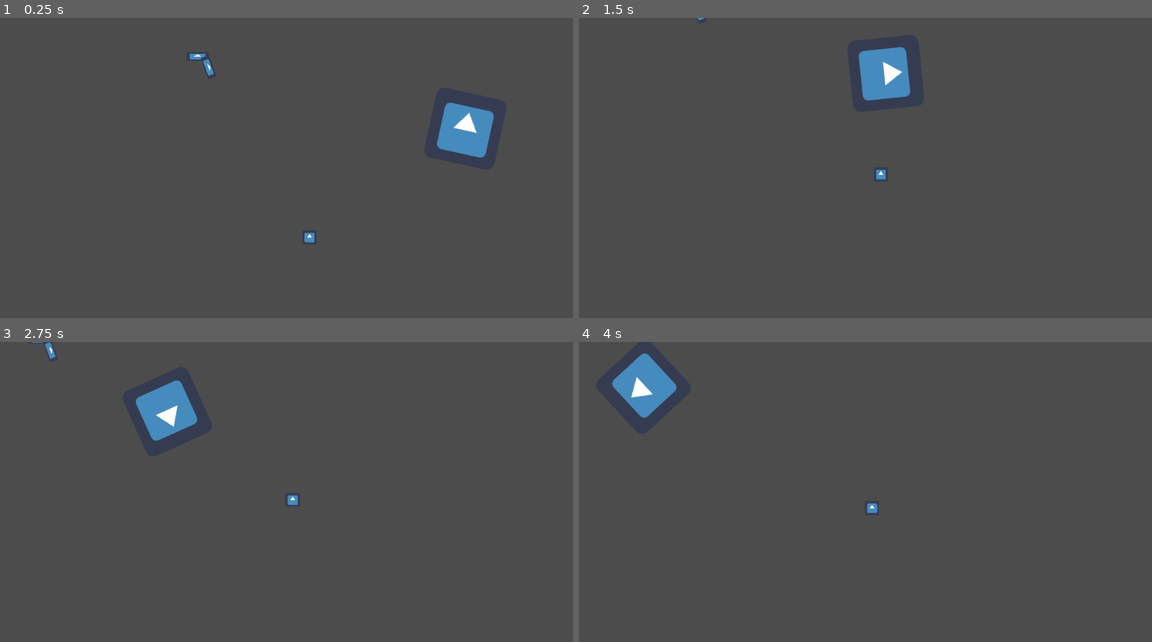
Above: before the commit, frames 1-4 (two rows, left to right).
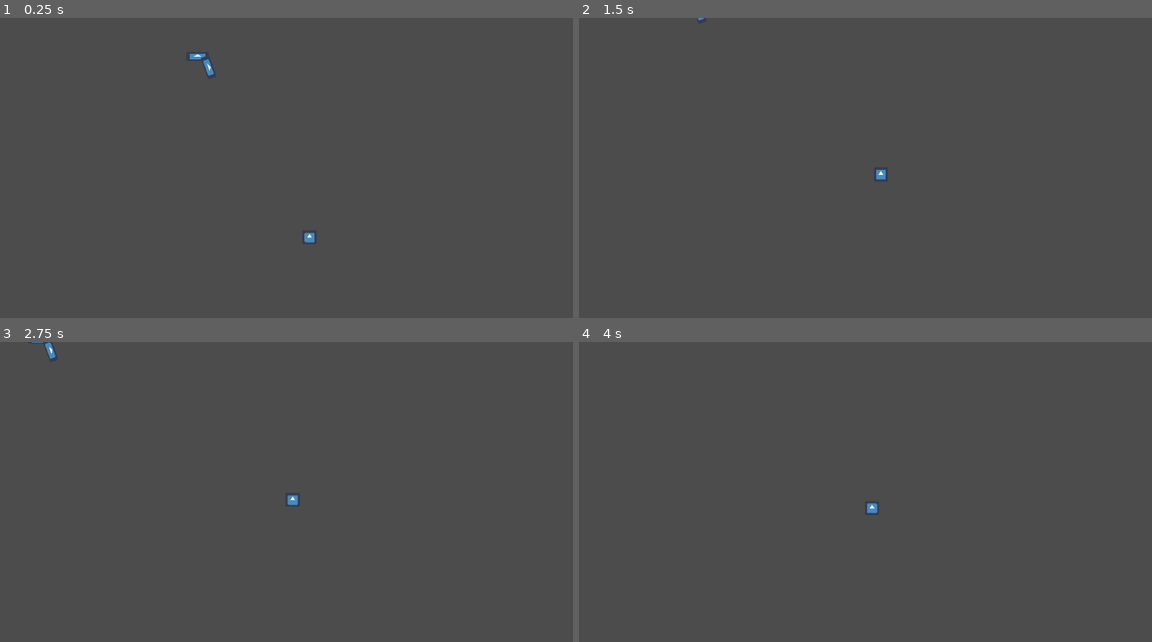
Above: after the commit, the same moments.

Repository: The-Churrosaur/godot-networking-test
Game: Godot game, scene res://Scenes/Main.tscn
The game is run twice, just before and just after one commit, with the same random seed, the same clock (stepped at 60 frames per second) and the same inputs. The engine's default icon, where the game draws it, is replaced by a stand-in: a white triangle on a blue panel in a dark square.
Inputs (mouse positions are in pixels of both pictures, inside the frame that each line leads up to):
- Up to frame 1 (0.25 s): no input
- Up to frame 2 (1.5 s): tap Enter (ui_accept) at 0.5, 0.77 s; move the mouse to (991, 168) at 0.52 s; hold Right (ui_right) 0.53-1.28 s; move the mouse to (750, 201) at 1.27 s; hold Left (ui_left) from 1.28 s (still down)
- Up to frame 3 (2.75 s): tap Enter (ui_accept) at 1.52 s; move the mouse to (343, 435) at 2.02 s; release Left (ui_left) at 2.03 s; hold Right (ui_right) from 2.03 s (still down)
- Up to frame 4 (4 s): move the mouse to (836, 576) at 2.77 s; tap Enter (ui_accept) at 3.02, 3.77 s; move the mouse to (1037, 561) at 3.52 s; release Right (ui_right) at 3.53 s; hold Left (ui_left) from 3.53 s (still down)

The runs differ from the first frame. In frame 1, 1.4% of the frame differs, in the area x 76-87%, y 28-47%; in frame 2, 1.4%, in the area x 48-58%, y 9-28%; in frame 3, 1.4%; in frame 4, 1.4%.

Commit message:
physicsplatforms can take multiple collisionshapes, read them automatically on load

Diff:
--- a/AsteroidVania/Scenes/character/kinematic_character.gd
+++ b/AsteroidVania/Scenes/character/kinematic_character.gd
@@ -58,19 +58,10 @@
 			displacement = physics_dummy_instance.linear_velocity
 
 			# if in grav, rotate feet to planet
-			if in_gravity && gravity_area != null:
-				var target : Vector2
-				# if point
-				if gravity_area.gravity_point:
-					target = gravity_area.position - position
-				# if linear
-				else:
-					target = gravity_area.gravity_vec
-				# rotate
-				rotation = lerp_angle(rotation, target.angle() - PI/2, gravity_ang_lerp)
+			rotate_towards_grav()
 
 		# move
-		var collision =  move_and_collide(displacement * delta, false, false, false)
+		var collision =  move_and_collide(displacement * delta, false)
 
 		# on collide
 		if (collision != null):
@@ -131,7 +122,19 @@
 
 # PHYSICS_UPDATE HELPER METHODS --
 
-
+# if in grav, rotate feet to planet
+func rotate_towards_grav():
+
+	if in_gravity && gravity_area != null:
+		var target : Vector2
+		# if point
+		if gravity_area.gravity_point:
+			target = gravity_area.position - position
+		# if linear
+		else:
+			target = gravity_area.gravity_vec
+		# rotate
+		rotation = lerp_angle(rotation, target.angle() - PI/2, gravity_ang_lerp)
 
 # for rotating platforms, calculates surface velocity and matches
 func match_surface_velocity() -> bool:
--- a/AsteroidVania/Scenes/environment/walkable_object.gd
+++ b/AsteroidVania/Scenes/environment/physics_platform.gd
@@ -1,11 +1,19 @@
-class_name WalkableObject
+class_name PhysicsPlatform
 extends KinematicBody2D
 
-onready var collider = $CollisionShape2D
-onready var phyics_dummy_preload = preload("res://Scenes/environment/walkable_object_dummy.tscn")
+export var colliders_group = "PhysicsPlatformCollider"
+onready var phyics_dummy_preload = preload("res://Scenes/environment/physics_platform_dummy.tscn")
 
 var physics_dummy_instance : RigidBody2D = null
+var colliders = []
 var first_tick = true
+
+func _ready():
+
+	# add all named colliders to array
+	for node in get_children():
+		if node.is_in_group(colliders_group):
+			colliders.append(node)
 
 func _physics_process(delta):
 
@@ -28,10 +36,18 @@
 
 func setup_dummy():
 
+	# startup dummy
+
 	physics_dummy_instance = phyics_dummy_preload.instance()
 	physics_dummy_instance.position = position
 	get_parent().add_child(physics_dummy_instance)
 
-	var instance_collider = CollisionShape2D.new()
-	instance_collider.shape = collider.shape
-	physics_dummy_instance.add_child(instance_collider)
+	# setup dummy colliders from array
+
+	for node in colliders:
+		if !node is CollisionShape2D:
+			print ("junk in collider array")
+			return
+		var instance_collider = CollisionShape2D.new()
+		instance_collider.shape = node.shape
+		physics_dummy_instance.add_child(instance_collider)
--- /dev/null
+++ b/AsteroidVania/Scenes/environment/physics_platform.tscn
@@ -0,0 +1,10 @@
+[gd_scene load_steps=2 format=2]
+
+[ext_resource path="res://Scenes/environment/physics_platform.gd" type="Script" id=2]
+
+[node name="PhysicsPlatform" type="KinematicBody2D" groups=[
+"Platform",
+"WalkableSurface",
+]]
+collision_layer = 3
+script = ExtResource( 2 )
--- a/AsteroidVania/Scenes/environment/walkable_object_dummy.tscn
+++ b/AsteroidVania/Scenes/environment/physics_platform_dummy.tscn
@@ -1,6 +1,6 @@
 [gd_scene format=2]
 
-[node name="PlatformPhysicsDummy" type="RigidBody2D"]
+[node name="PhysicsPlatformDummy" type="RigidBody2D"]
 collision_layer = 4
 collision_mask = 4
 linear_velocity = Vector2( -100, 0 )
--- a/AsteroidVania/Scenes/environment/walkable_object.tscn
+++ /dev/null
@@ -1,20 +0,0 @@
-[gd_scene load_steps=4 format=2]
-
-[ext_resource path="res://icon.png" type="Texture" id=1]
-[ext_resource path="res://Scenes/environment/walkable_object.gd" type="Script" id=2]
-
-[sub_resource type="CircleShape2D" id=1]
-radius = 100.0
-
-[node name="WalkableObject" type="KinematicBody2D" groups=[
-"Platform",
-"WalkableSurface",
-]]
-collision_layer = 3
-script = ExtResource( 2 )
-
-[node name="CollisionShape2D" type="CollisionShape2D" parent="."]
-shape = SubResource( 1 )
-
-[node name="Sprite" type="Sprite" parent="."]
-texture = ExtResource( 1 )
--- a/AsteroidVania/Scenes/levels/TestScene.tscn
+++ b/AsteroidVania/Scenes/levels/TestScene.tscn
@@ -1,11 +1,11 @@
-[gd_scene load_steps=11 format=2]
+[gd_scene load_steps=12 format=2]
 
 [ext_resource path="res://icon.png" type="Texture" id=1]
 [ext_resource path="res://Scenes/levels/TestScene.gd" type="Script" id=2]
 [ext_resource path="res://Scenes/environment/gravity_area.gd" type="Script" id=3]
 [ext_resource path="res://Scenes/environment/test_kinematic_planet.gd" type="Script" id=4]
 [ext_resource path="res://Scenes/character/kinematic_character.tscn" type="PackedScene" id=5]
-[ext_resource path="res://Scenes/environment/walkable_object.tscn" type="PackedScene" id=6]
+[ext_resource path="res://Scenes/environment/physics_platform.tscn" type="PackedScene" id=6]
 
 [sub_resource type="RectangleShape2D" id=1]
 extents = Vector2( 212.791, 10 )
@@ -18,6 +18,9 @@
 
 [sub_resource type="CircleShape2D" id=4]
 radius = 200.0
+
+[sub_resource type="RectangleShape2D" id=5]
+extents = Vector2( 50, 50 )
 
 [node name="Node2D" type="Node2D"]
 script = ExtResource( 2 )
@@ -108,3 +111,8 @@
 
 [node name="DummyPlatform" parent="." instance=ExtResource( 6 )]
 position = Vector2( 500, 300 )
+
+[node name="CollisionShape2D" type="CollisionShape2D" parent="DummyPlatform" groups=[
+"PhysicsPlatformCollider",
+]]
+shape = SubResource( 5 )
--- a/AsteroidVania/project.godot
+++ b/AsteroidVania/project.godot
@@ -19,21 +19,21 @@
 "language": "GDScript",
 "path": "res://Scenes/character/kinematic_character.gd"
 }, {
+"base": "KinematicBody2D",
+"class": "PhysicsPlatform",
+"language": "GDScript",
+"path": "res://Scenes/environment/physics_platform.gd"
+}, {
 "base": "Node2D",
 "class": "PlayerController",
 "language": "GDScript",
 "path": "res://Scenes/character/player_controller.gd"
-}, {
-"base": "KinematicBody2D",
-"class": "WalkableObject",
-"language": "GDScript",
-"path": "res://Scenes/environment/walkable_object.gd"
 } ]
 _global_script_class_icons={
 "GravityArea": "",
 "KinematicCharacter": "",
-"PlayerController": "",
-"WalkableObject": ""
+"PhysicsPlatform": "",
+"PlayerController": ""
 }
 
 [application]
